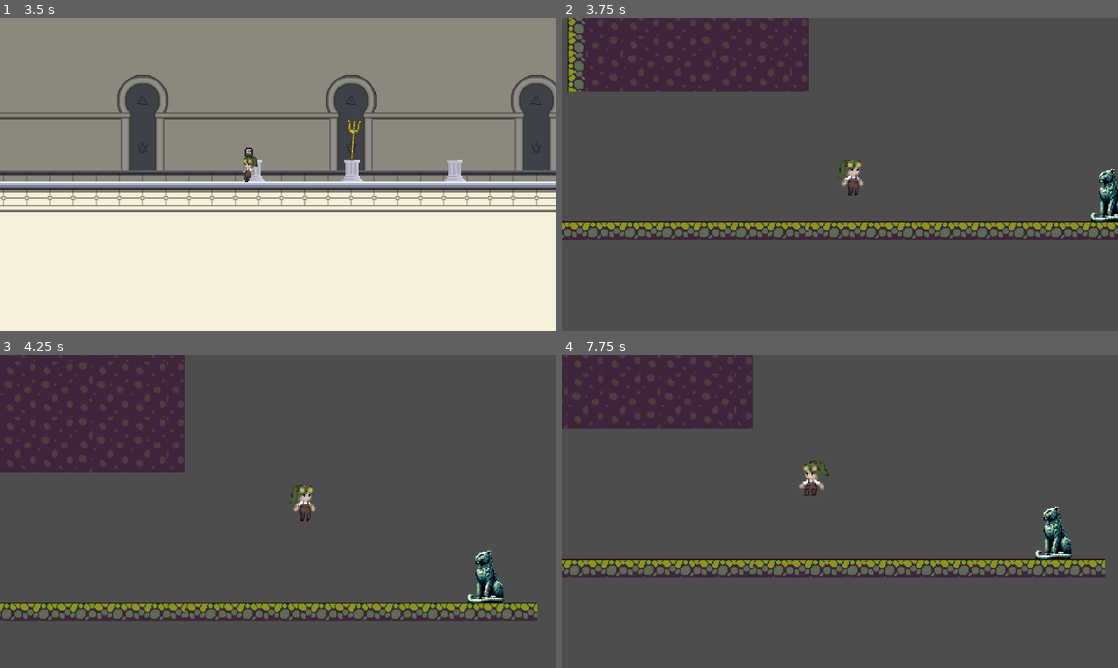
Above: before the commit, frames 1-4 (two rows, left to right).
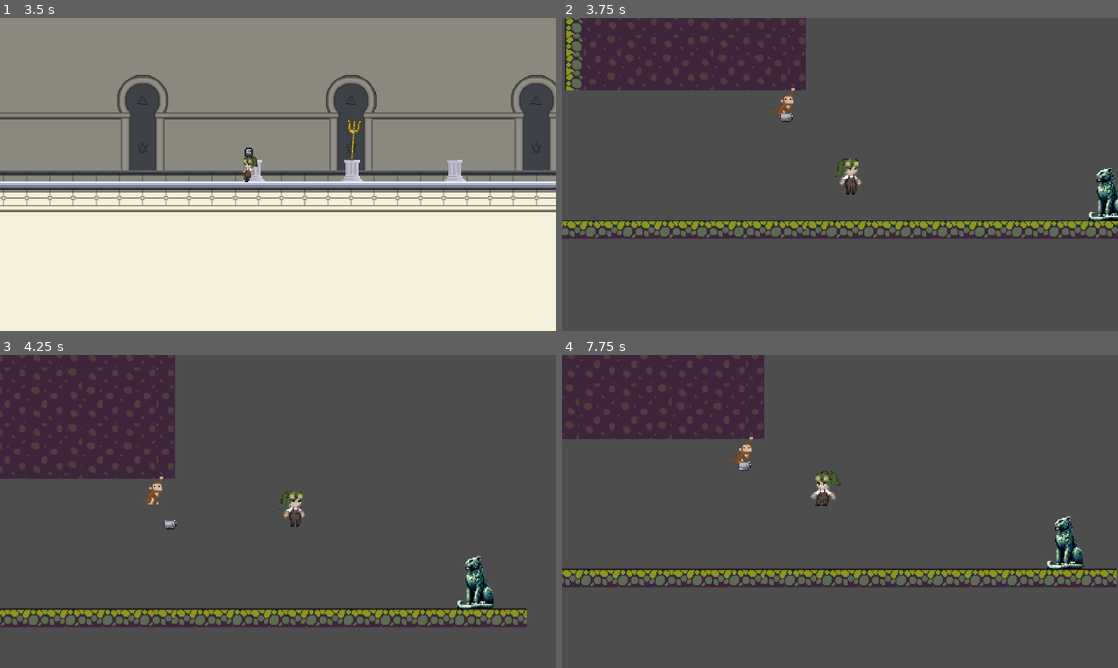
Above: after the commit, the same moments.

Repository: IES-Rafael-Alberti/GameOff2024KarambitStudios
Game: Godot game, scene res://Scenes/main_menu.tscn
Two runs of this game, one before a commit and one after it. Both use one fixed random seed, a clock stepped at 60 frames per second and the inputs below. The engine's default icon, where the game draws it, is replaced by a stand-in: a white triangle on a blue panel in a dark square.
Inputs (mouse positions are in pixels of both pictures, inside the frame that each line leads up to):
- Up to frame 1 (3.5 s): click "Play" at 0.5 s; move the mouse to (400, 158) at 1.27 s; hold D (Move_right) 1.28-2.78 s; tap E (Action) at 1.35 s; tap Space (Jump) at 1.52, 2.27 s; move the mouse to (166, 190) at 2.02 s; tap Shift (Dash) at 2.1 s; move the mouse to (333, 105) at 2.77 s; hold A (Move_left) from 2.78 s (still down); right-click (333, 105) at 2.85 s
- Up to frame 2 (3.75 s): move the mouse to (812, 237) at 3.52 s; release A (Move_left) at 3.53 s; hold D (Move_right) from 3.53 s (still down); tap E (Action) at 3.6 s
- Up to frame 3 (4.25 s): keep holding D (Move_right); tap Space (Jump) at 3.77 s
- Up to frame 4 (7.75 s): move the mouse to (1006, 558) at 4.27 s; tap Shift (Dash) at 4.35, 6.6 s; tap Space (Jump) at 4.52, 5.27, 6.77, 7.52 s; move the mouse to (673, 464) at 5.02 s; release D (Move_right) at 5.03 s; hold A (Move_left) 5.03-5.78 s; right-click (673, 464) at 5.1 s; move the mouse to (867, 511) at 5.77 s; hold D (Move_right) 5.78-6.53 s; tap E (Action) at 5.85 s; move the mouse to (756, 433) at 6.52 s; hold A (Move_left) from 6.53 s (still down); move the mouse to (962, 495) at 7.27 s; right-click (962, 495) at 7.35 s

Frame 1 is identical in both runs. In frame 2, 5.0% of the frame differs, in the area x 0-100%, y 0-71%; in frame 3, 9.2%; in frame 4, 11%, in the area x 0-100%, y 0-75%.

Commit message:
Tablero y piezas con nodos

Diff:
--- /dev/null
+++ b/Scenes/cell.tscn
@@ -0,0 +1,15 @@
+[gd_scene load_steps=3 format=3 uid="uid://bsm4j8raa4231"]
+
+[ext_resource type="Script" path="res://Scripts/cell.gd" id="1_6ec8o"]
+
+[sub_resource type="RectangleShape2D" id="RectangleShape2D_y11a1"]
+size = Vector2(10, 10)
+
+[node name="Cell" type="Area2D"]
+position = Vector2(10, 10)
+script = ExtResource("1_6ec8o")
+
+[node name="CellSquare" type="CollisionShape2D" parent="."]
+shape = SubResource("RectangleShape2D_y11a1")
+
+[connection signal="body_entered" from="." to="." method="_on_body_entered"]
--- a/Scenes/dorado_scene.tscn
+++ b/Scenes/dorado_scene.tscn
@@ -1003,3 +1003,6 @@
 position = Vector2(1748, 1005)
 texture = ExtResource("65_0eimo")
 flip_h = true
+
+[node name="Monkey2" parent="." instance=ExtResource("64_ms436")]
+position = Vector2(1471, 919)
--- a/Scenes/monkey_stone.tscn
+++ b/Scenes/monkey_stone.tscn
@@ -9,6 +9,7 @@
 [node name="MonkeyStone" type="RigidBody2D"]
 collision_layer = 8
 collision_mask = 3
+gravity_scale = 0.5
 script = ExtResource("1_vvy4f")
 
 [node name="SpriteStone" type="Sprite2D" parent="."]
@@ -21,6 +22,7 @@
 one_shot = true
 
 [node name="Area2D" type="Area2D" parent="."]
+visible = false
 collision_layer = 8
 collision_mask = 3
 
--- a/Scenes/player.tscn
+++ b/Scenes/player.tscn
@@ -930,6 +930,7 @@
 visible = false
 zoom = Vector2(4, 4)
 position_smoothing_enabled = true
+position_smoothing_speed = 8.0
 
 [node name="UI" type="CanvasLayer" parent="."]
 script = ExtResource("3_mi5vh")
--- a/Scenes/puzzle_el_dorado.tscn
+++ b/Scenes/puzzle_el_dorado.tscn
@@ -1,18 +1,129 @@
-[gd_scene load_steps=4 format=3 uid="uid://d4evg073v65bm"]
+[gd_scene load_steps=7 format=3 uid="uid://d4evg073v65bm"]
 
-[ext_resource type="Shader" path="res://Shaders/BackGround.gdshader" id="1_2jvsy"]
-[ext_resource type="Texture2D" uid="uid://ctn4lq0qlndl1" path="res://Assets/Sprites/Textura de piedra.png" id="2_b5ihx"]
-
-[sub_resource type="ShaderMaterial" id="ShaderMaterial_bxqlb"]
-shader = ExtResource("1_2jvsy")
-shader_parameter/Colors = null
-shader_parameter/mix_color = 0.258
-shader_parameter/alphaColor = null
+[ext_resource type="Texture2D" uid="uid://b0wjpq6ks36fw" path="res://Assets/Sprites/Puzzle/tablero_Dorado_v1.png" id="1_5tvrn"]
+[ext_resource type="Script" path="res://Scripts/puzzle_el_dorado.gd" id="1_yricd"]
+[ext_resource type="Texture2D" uid="uid://bysl1xaw6ra0a" path="res://Assets/Sprites/Puzzle/pieza_1_v1.png" id="2_lnkfv"]
+[ext_resource type="PackedScene" uid="uid://bsm4j8raa4231" path="res://Scenes/cell.tscn" id="3_v3paw"]
+[ext_resource type="Script" path="res://Scripts/pieza_1v_1.gd" id="5_8s2r0"]
+[ext_resource type="Texture2D" uid="uid://lonne1ns0kl" path="res://Assets/Sprites/Puzzle/pieza_2_v1.png" id="5_fqx4u"]
 
 [node name="PuzzleElDorado" type="Node2D"]
+script = ExtResource("1_yricd")
 
-[node name="TexturaDePiedra" type="Sprite2D" parent="."]
+[node name="TableroDoradoV1" type="Sprite2D" parent="."]
 texture_filter = 1
-material = SubResource("ShaderMaterial_bxqlb")
-position = Vector2(65, -114)
-texture = ExtResource("2_b5ihx")
+texture = ExtResource("1_5tvrn")
+offset = Vector2(32, 32)
+
+[node name="Cells" type="Node2D" parent="TableroDoradoV1"]
+
+[node name="Cell" parent="TableroDoradoV1/Cells" instance=ExtResource("3_v3paw")]
+
+[node name="Cell2" parent="TableroDoradoV1/Cells" instance=ExtResource("3_v3paw")]
+position = Vector2(21, 10)
+
+[node name="Cell3" parent="TableroDoradoV1/Cells" instance=ExtResource("3_v3paw")]
+position = Vector2(32, 10)
+
+[node name="Cell4" parent="TableroDoradoV1/Cells" instance=ExtResource("3_v3paw")]
+position = Vector2(43, 10)
+
+[node name="Cell5" parent="TableroDoradoV1/Cells" instance=ExtResource("3_v3paw")]
+position = Vector2(54, 10)
+
+[node name="Cell6" parent="TableroDoradoV1/Cells" instance=ExtResource("3_v3paw")]
+position = Vector2(10, 21)
+
+[node name="Cell7" parent="TableroDoradoV1/Cells" instance=ExtResource("3_v3paw")]
+position = Vector2(21, 21)
+
+[node name="Cell8" parent="TableroDoradoV1/Cells" instance=ExtResource("3_v3paw")]
+position = Vector2(54, 21)
+
+[node name="Cell9" parent="TableroDoradoV1/Cells" instance=ExtResource("3_v3paw")]
+position = Vector2(43, 21)
+
+[node name="Cell10" parent="TableroDoradoV1/Cells" instance=ExtResource("3_v3paw")]
+position = Vector2(32, 21)
+
+[node name="Cell11" parent="TableroDoradoV1/Cells" instance=ExtResource("3_v3paw")]
+position = Vector2(10, 32)
+
+[node name="Cell12" parent="TableroDoradoV1/Cells" instance=ExtResource("3_v3paw")]
+position = Vector2(21, 32)
+
+[node name="Cell13" parent="TableroDoradoV1/Cells" instance=ExtResource("3_v3paw")]
+position = Vector2(32, 32)
+
+[node name="Cell14" parent="TableroDoradoV1/Cells" instance=ExtResource("3_v3paw")]
+position = Vector2(43, 32)
+
+[node name="Cell15" parent="TableroDoradoV1/Cells" instance=ExtResource("3_v3paw")]
+position = Vector2(54, 32)
+
+[node name="Cell16" parent="TableroDoradoV1/Cells" instance=ExtResource("3_v3paw")]
+position = Vector2(10, 43)
+
+[node name="Cell17" parent="TableroDoradoV1/Cells" instance=ExtResource("3_v3paw")]
+position = Vector2(21, 43)
+
+[node name="Cell18" parent="TableroDoradoV1/Cells" instance=ExtResource("3_v3paw")]
+position = Vector2(32, 43)
+
+[node name="Cell19" parent="TableroDoradoV1/Cells" instance=ExtResource("3_v3paw")]
+position = Vector2(43, 43)
+
+[node name="Cell20" parent="TableroDoradoV1/Cells" instance=ExtResource("3_v3paw")]
+position = Vector2(54, 43)
+
+[node name="Cell21" parent="TableroDoradoV1/Cells" instance=ExtResource("3_v3paw")]
+position = Vector2(10, 54)
+
+[node name="Cell22" parent="TableroDoradoV1/Cells" instance=ExtResource("3_v3paw")]
+position = Vector2(21, 54)
+
+[node name="Cell23" parent="TableroDoradoV1/Cells" instance=ExtResource("3_v3paw")]
+position = Vector2(32, 54)
+
+[node name="Cell24" parent="TableroDoradoV1/Cells" instance=ExtResource("3_v3paw")]
+position = Vector2(43, 54)
+
+[node name="Cell25" parent="TableroDoradoV1/Cells" instance=ExtResource("3_v3paw")]
+position = Vector2(54, 54)
+
+[node name="Pieza1V1" type="TextureRect" parent="."]
+texture_filter = 1
+offset_left = 94.0
+offset_top = 30.0
+offset_right = 126.0
+offset_bottom = 62.0
+texture = ExtResource("2_lnkfv")
+script = ExtResource("5_8s2r0")
+
+[node name="Panel" type="Panel" parent="Pieza1V1"]
+visible = false
+show_behind_parent = true
+layout_mode = 0
+offset_right = 40.0
+offset_bottom = 40.0
+mouse_filter = 2
+
+[node name="Cells" type="Node2D" parent="Pieza1V1/Panel"]
+position = Vector2(16, 16)
+
+[node name="Cell" parent="Pieza1V1/Panel/Cells" instance=ExtResource("3_v3paw")]
+position = Vector2(-5, -7)
+
+[node name="Cell2" parent="Pieza1V1/Panel/Cells" instance=ExtResource("3_v3paw")]
+position = Vector2(-5, 4)
+
+[node name="Cell3" parent="Pieza1V1/Panel/Cells" instance=ExtResource("3_v3paw")]
+position = Vector2(6, 4)
+
+[node name="Pieza2V1" type="Sprite2D" parent="."]
+position = Vector2(-36, 58)
+texture = ExtResource("5_fqx4u")
+
+[node name="Camera2D" type="Camera2D" parent="."]
+position = Vector2(32, 32)
+zoom = Vector2(5, 5)
--- /dev/null
+++ b/Scripts/cell.gd
@@ -0,0 +1,7 @@
+extends Area2D
+
+
+
+func _on_body_entered(body: Node2D) -> void:
+	if body.name == "Cell":
+		body.global_position = global_position
--- a/Scripts/monkey.gd
+++ b/Scripts/monkey.gd
@@ -44,13 +44,10 @@
 
 	# Aplica una fuerza en la dirección del jugador
 	await  stone_spawn_time.timeout
+
 	stone.freeze = false
 	stone.apply_impulse(direction * throw_power, shooting_point.global_position)
 
 
 func _on_attack_cooldown_timeout() -> void:
 	can_attack = true
-
-
-#func _on_stone_spawn_time_timeout() -> void:
-	#stone.freeze = false
--- a/Scripts/monkey_stone.gd
+++ b/Scripts/monkey_stone.gd
@@ -18,5 +18,5 @@
 
 
 
-func _on_area_2d_body_entered(body: Node2D) -> void:
-	queue_free()
+#func _on_area_2d_body_entered(body: Node2D) -> void:
+	#queue_free()
--- /dev/null
+++ b/Scripts/pieza_1v_1.gd
@@ -0,0 +1,24 @@
+extends TextureRect
+
+func _get_drag_data(at_position):
+	var preview_texture = TextureRect.new()
+
+	preview_texture.texture = texture
+	preview_texture.expand_mode = 1
+	preview_texture.size = Vector2(30,30)
+
+	var preview = Control.new()
+	preview.add_child(preview_texture)
+
+	set_drag_preview(preview)
+	texture = null
+
+	return preview_texture.texture
+
+
+func _can_drop_data(_pos, data):
+	return data is Texture2D
+
+
+func _drop_data(_pos, data):
+	texture = data
--- /dev/null
+++ b/Scripts/puzzle_el_dorado.gd
@@ -0,0 +1,10 @@
+extends Node2D
+
+# Called when the node enters the scene tree for the first time.
+func _ready() -> void:
+	pass # Replace with function body.
+
+
+# Called every frame. 'delta' is the elapsed time since the previous frame.
+func _process(delta: float) -> void:
+	pass
Not shown, changed: Assets/Sprites/Jaguar.png.import
Not shown: 1 places in Scenes/dorado_scene.tscn that only renumber resources
Not shown: 1 places in Scenes/jaguar.tscn that only renumber resources
